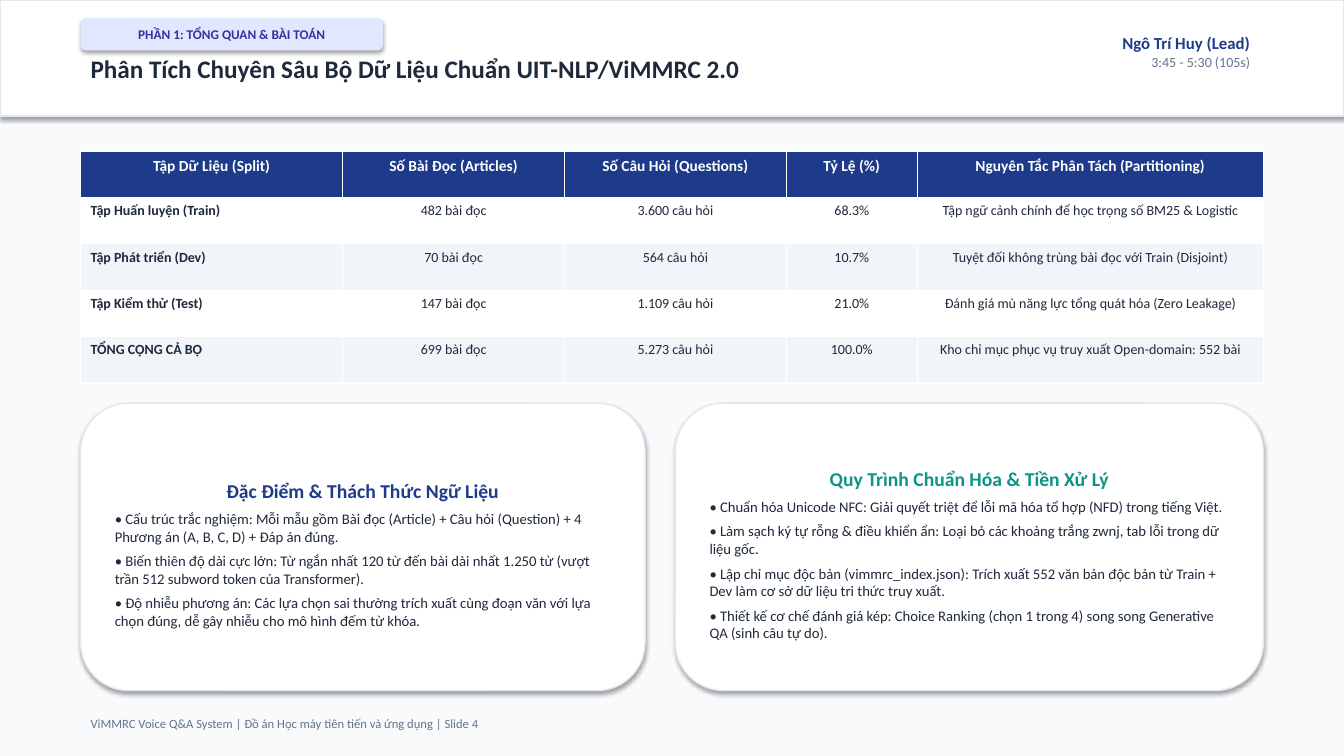
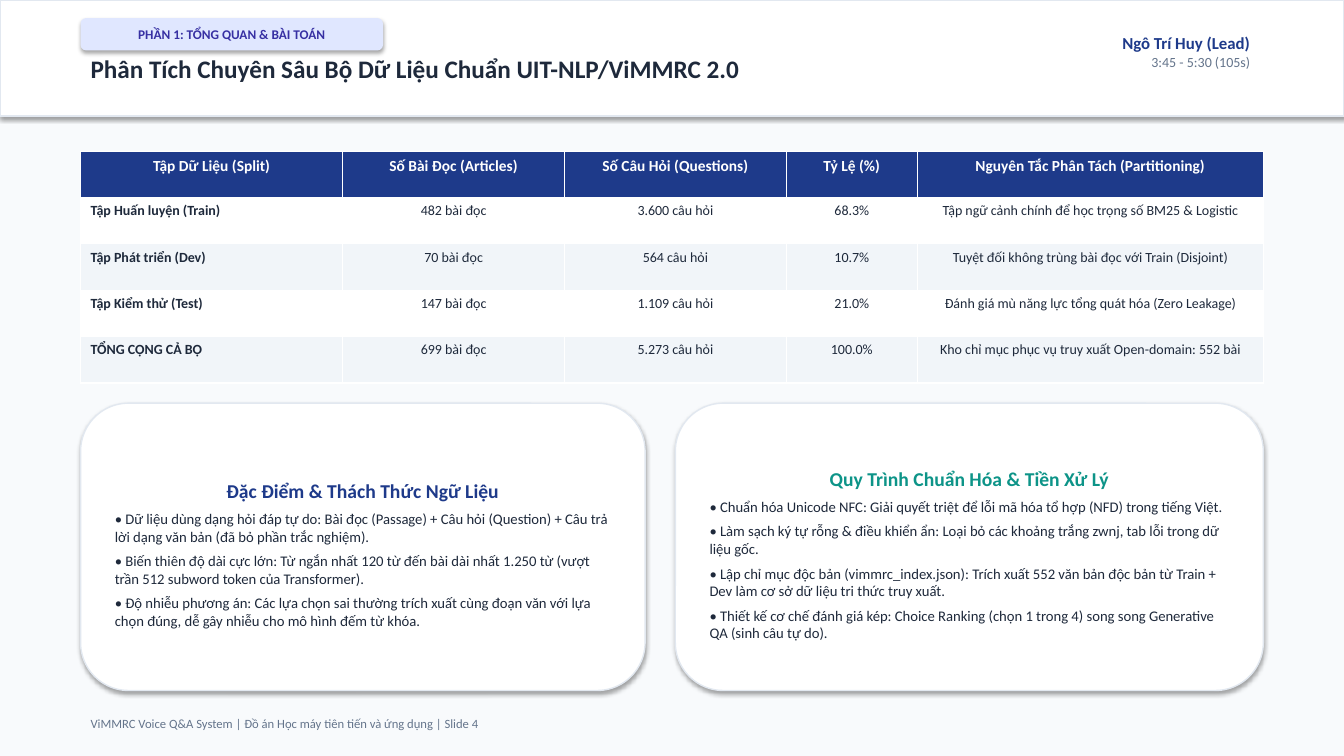
Before and after one commit to ngohuy04022000/vimmrc-qa-voice, a slide deck: slide 4 of docs/ViMMRC_Presentation_30min.pptx. Drawn at 1344x756 pixels with LibreOffice and Linux fonts; fonts in the diff are those of the drawing. Boxes give left, top, right and bottom in pixels: in the first picture for what was removed or moved away, otherwise in the second. Text is boxed around its words. In the diff, an @@ line names an element or a change of style, - is before the commit and + after.

```diff
--- a/docs/ViMMRC_Presentation_30min.pptx
+++ b/docs/ViMMRC_Presentation_30min.pptx
@@ text in rounded rectangle at (115, 513, 608, 545): text changed @@
-• Cấu trúc trắc nghiệm: Mỗi mẫu gồm Bài đọc (Article) + Câu hỏi (Question) + 4 Phương án (A, B, C, D) + Đáp án đúng.
+• Dữ liệu dùng dạng hỏi đáp tự do: Bài đọc (Passage) + Câu hỏi (Question) + Câu trả lời dạng văn bản (đã bỏ phần trắc nghiệm).
```
Also in this commit, not shown: 6 other slides changed, 1 other file.
